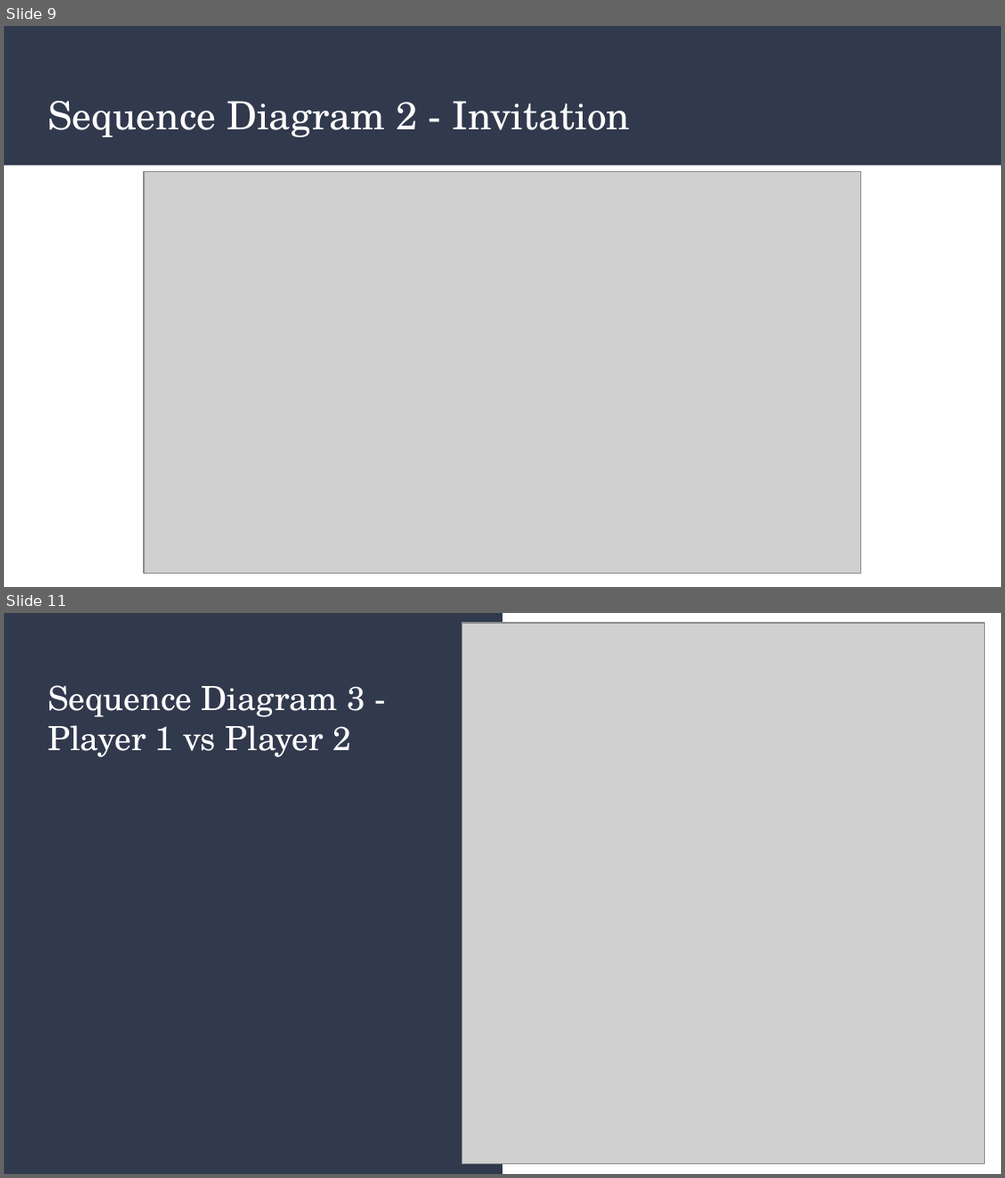
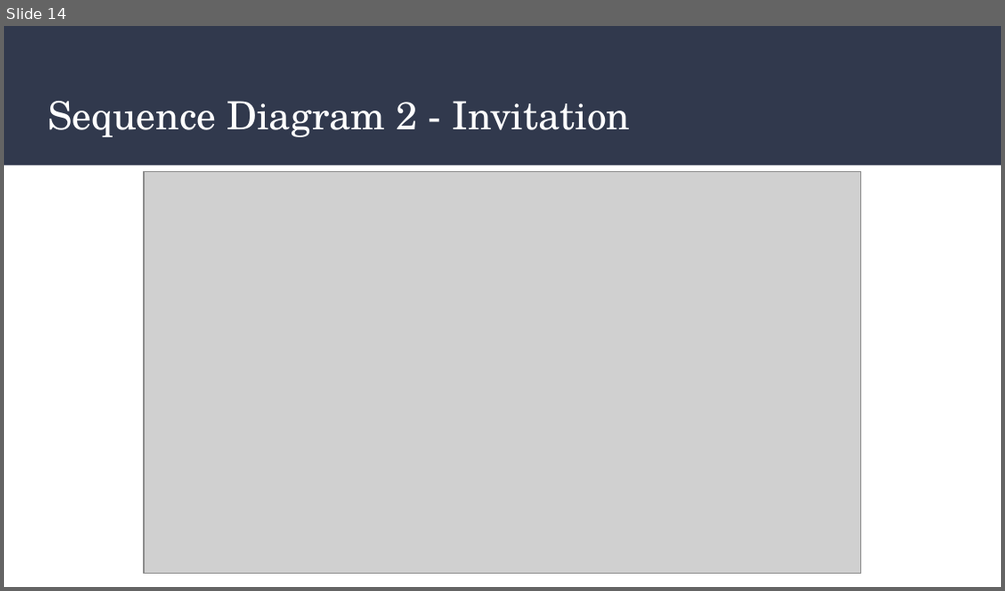
Before and after one commit to zachgood/cs414-f17-301-Function-Chaos, a slide deck: P4_ Improving the internal design.pptx. Shown one above the other, each under a label of ours: slides 9 and 11 before the commit, slide 14 after it; the slides between them are not shown. The pictures are 1005x1178 and 1005x591 pixels, drawn with LibreOffice and Linux fonts; fonts in the diff are those of the drawing; grey boxes stand for pictures. Boxes give left, top, right and bottom in pixels: in the first picture for what was removed or moved away, otherwise in the second. Text is boxed around its words. In the diff, an @@ line names an element or a change of style, - is before the commit and + after.

Commit message:
Add files via upload
Updated slides with updated TLM, Start & Play Seq, Package diagram, and reorganized

```diff
--- a/P4_ Improving the internal design.pptx
+++ b/P4_ Improving the internal design.pptx
@@ slide 11 removed at (x1=4, y1=613, x2=1001, y2=1174), background #FFFFFF @@
@@ rectangle removed at (x1=4, y1=613, x2=502, y2=1173) @@
@@ picture removed at (x1=461, y1=623, x2=985, y2=1164) @@
@@ title removed at (x1=48, y1=685, x2=365, y2=757) @@
-Sequence Diagram 3 - Player 1 vs Player 2
@@ what was slide 9 is now slide 14 @@
```
Also in this commit, not shown: 5 slides changed, 4 slides added.
